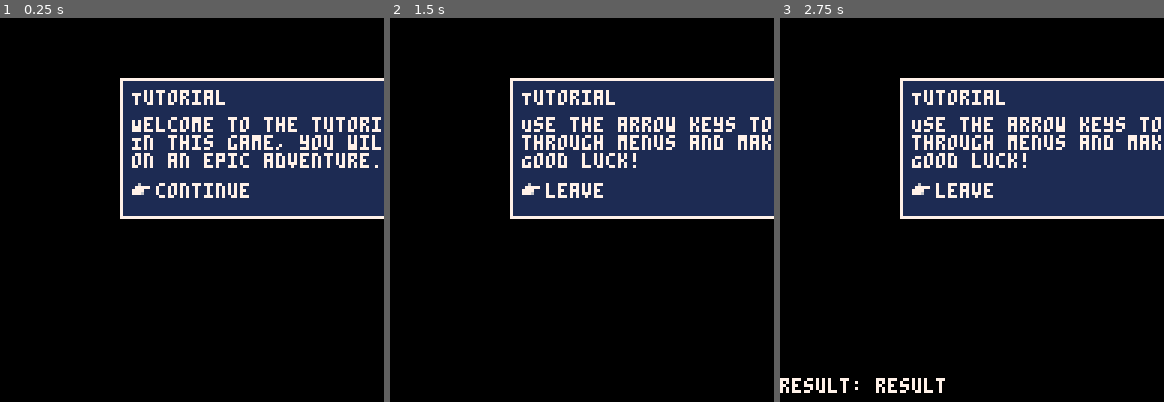
Above: before the commit, frames 1-3 (left to right).
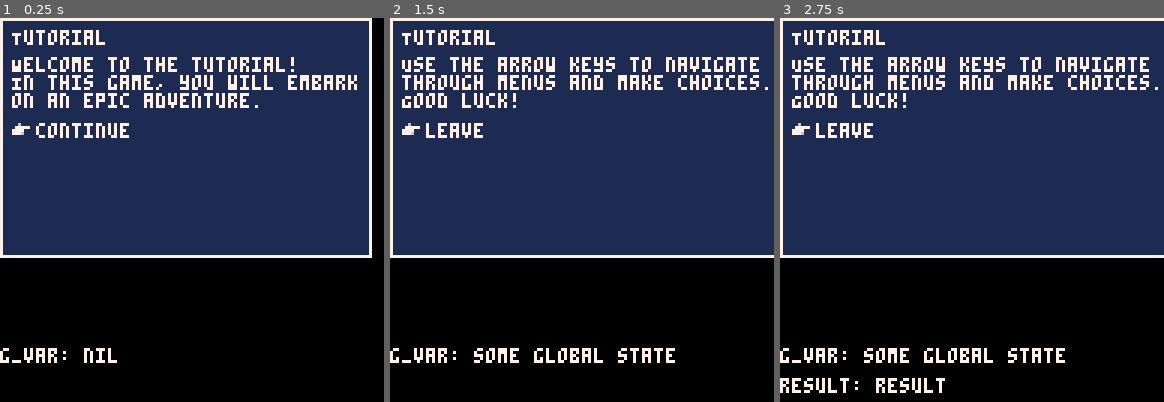
Above: after the commit, the same moments.

Repository: AddisonMink/pico8-rpg
Game: PICO-8 cartridge main.p8
Two runs of this game, one before a commit and one after it. Both use one fixed random seed, a clock stepped at 60 frames per second and the inputs below.
Inputs:
- Up to frame 1 (0.25 s): no input
- Up to frame 2 (1.5 s): tap X (X key) at 0.33, 1.07 s; tap O (Z key) at 0.7 s
- Up to frame 3 (2.75 s): hold Right 1.6-2.1 s; tap O (Z key) at 1.7, 2.1, 2.5 s; tap X (X key) at 1.85 s; hold Up 2.15-2.42 s; hold Right from 2.47 s (still down)

The runs differ from the first frame. In frame 1, 44% of the frame differs, in the area x 0-100%, y 0-90%; in frame 2, 44%; in frame 3, 44%.

Commit message:
improve menu list class.

Diff:
--- a/main.p8
+++ b/main.p8
@@ -25,23 +25,21 @@
     "Tutorial",
     {
       {
-        text = {
-          "Welcome to the tutorial!",
-          "In this game, you will embark",
-          "on an epic adventure."
-        },
-        action = function()
-          g_var = "some global state"
-        end
+        "Welcome to the tutorial!",
+        "In this game, you will embark",
+        "on an epic adventure."
       },
+      function()
+        g_var = "some global state"
+      end,
       {
-        text = {
-          "Use the arrow keys to navigate",
-          "through menus and make choices.",
-          "Good luck!"
-        }
+        "Use the arrow keys to navigate",
+        "through menus and make choices.",
+        "Good luck!"
       }
-    }
+    },
+    100,
+    80
   )
 end
 
@@ -54,10 +52,11 @@
 function _draw()
   cls()
   --game:draw()
-  menu:draw(40, 20)
+  menu:draw(0, 0)
   if result then
     print("result: " .. result.type, 0, 120, 7)
   end
+  print("g_var: " .. tostring(g_var), 0, 110, 7)
 end
 
 __gfx__
--- a/menu_graph.lua
+++ b/menu_graph.lua
@@ -28,13 +28,29 @@
   return me
 end
 
--- segment = { text = string, action = function() => () }
-function menu_list_new(title, segments)
+-- segment = string | function() end
+function menu_list_new(title, segments, min_width, min_height)
   local state = 1
   local menus = {}
+  local segs = {}
+  local last_seg = nil
 
-  for segment in all(segments) do
-    local last = state == #segments
+  for s in all(segments) do
+    if type(s) == "function" then
+      if last_seg then
+        last_seg.action = s
+      end
+    else
+      last_seg = { text = s }
+      add(segs, last_seg)
+    end
+  end
+
+  for segment in all(segs) do
+    if type(segment) == "function" then
+    end
+
+    local last = state == #segs
     local next_state = last and nil or state + 1
     local elem = last and "leave" or "continue"
     local on_select = segment.action or function() end
@@ -45,7 +61,9 @@
       on_select = on_select,
       next_state = function()
         return not last and next_state
-      end
+      end,
+      min_width = min_width,
+      min_height = min_height
     })
     add(menus, menu)
     state = next_state
